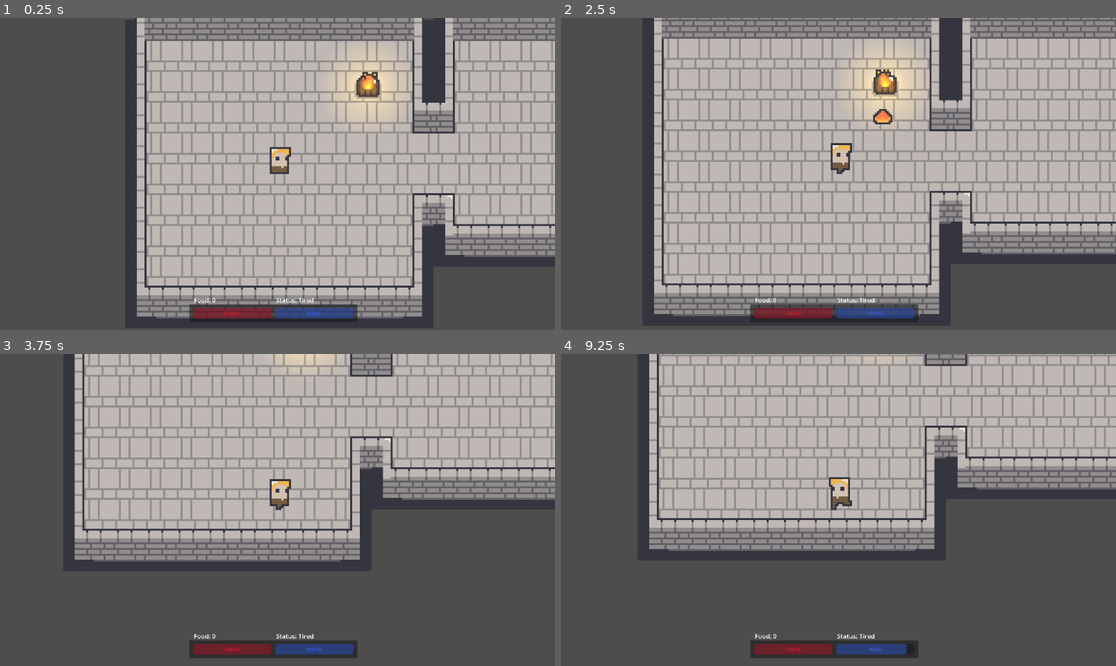
Above: before the commit, frames 1-4 (two rows, left to right).
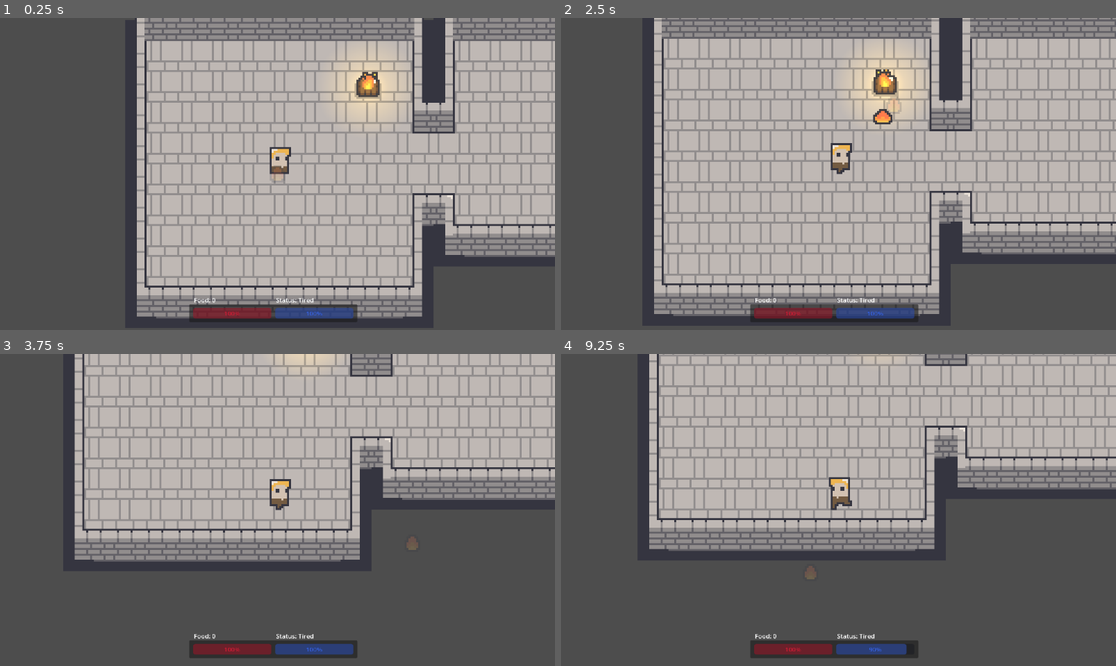
Above: after the commit, the same moments.

Repository: qmarsala/DeliciousDungeon
Game: Godot game, scene res://scenes/game.tscn
Same seed, same stepped clock (60 frames per second), same inputs: the game is played once before the commit and once after it.
Inputs (mouse positions are in pixels of both pictures, inside the frame that each line leads up to):
- Up to frame 1 (0.25 s): no input
- Up to frame 2 (2.5 s): move the mouse to (960, 158) at 0.52 s; press the mouse at (960, 158) at 0.53 s; move the mouse to (727, 189) at 1.27 s; release the mouse at (727, 189) at 1.28 s; tap Q (basic_attack) at 1.35 s; click (727, 189) at 1.55 s; move the mouse to (894, 105) at 2.02 s; press the mouse at (894, 105) at 2.03 s; tap W (heavy_attack) at 2.1 s
- Up to frame 3 (3.75 s): move the mouse to (249, 572) at 2.77 s; release the mouse at (249, 572) at 2.78 s; tap E (interact) at 2.85 s; click (249, 572) at 3.05 s; move the mouse to (444, 556) at 3.52 s; press the mouse at (444, 556) at 3.53 s
- Up to frame 4 (9.25 s): move the mouse to (672, 463) at 4.27 s; release the mouse at (672, 463) at 4.28 s; click (672, 463) at 4.35 s; move the mouse to (866, 510) at 5.02 s; press the mouse at (866, 510) at 5.03 s; tap Q (basic_attack) at 5.1, 8.85 s; move the mouse to (755, 432) at 5.77 s; release the mouse at (755, 432) at 5.78 s; tap W (heavy_attack) at 5.85 s; click (755, 432) at 6.05 s; move the mouse to (960, 494) at 6.52 s; press the mouse at (960, 494) at 6.53 s; tap E (interact) at 6.6 s; move the mouse to (727, 525) at 7.27 s; release the mouse at (727, 525) at 7.28 s; click (727, 525) at 7.35 s; move the mouse to (894, 441) at 8.02 s; press the mouse at (894, 441) at 8.03 s; move the mouse to (810, 572) at 8.77 s; release the mouse at (810, 572) at 8.78 s; click (810, 572) at 9.05 s

The runs differ from the first frame. In frame 1, less than 0.1% of the frame differs, in the area x 48-52%, y 47-53%; in frame 2, less than 0.1%; in frame 3, less than 0.1%, in the area x 73-76%, y 58-63%; in frame 4, less than 0.1%.

Commit message:
add magic attack indicator

Diff:
--- a/src/assets/scripts/player.gd
+++ b/src/assets/scripts/player.gd
@@ -10,6 +10,7 @@
 
 #todo: use 'pickup' to get a weapon that enables these attacks
 @onready var magic_attack: MagicAttack = $MagicAttack
+@onready var magic_attack_indicator: Sprite2D = $MagicAttackIndicator
 @onready var rest_timer: Timer = $RestTimer
 
 var rest_is_cooldown = false
@@ -31,6 +32,9 @@
 	if is_dead(): return
 	handle_interact_action()
 	handle_movement_input()
+	#todo: move this to ui layer?
+	var magic_attack_pos = get_magic_attack_location()
+	magic_attack_indicator.global_position = magic_attack_pos
 
 func handle_interact_action() -> void:
 	#todo: this will be more than just opening a door
@@ -78,14 +82,20 @@
 	else:
 		nutrition = nutrition - 1
 
+# todo: how could we encapsulate this in the magic attack component?
+# need to check is dead before casting
 func _on_magic_attack() -> void:
 	if is_dead(): return
+	var target_location = get_magic_attack_location()
+	magic_attack.cast_at_location(target_location)
+
+func get_magic_attack_location() -> Vector2:
 	var mouse_pos = get_global_mouse_position()
 	var direction = mouse_pos - global_position
 	var target_location = mouse_pos
 	if direction.length() > 75:
 		target_location = global_position + (direction.normalized() * 75)
-	magic_attack.cast_at_location(target_location)
+	return target_location
 
 func _on_rest_timer_timeout() -> void:
 	rest_is_cooldown = false
--- a/src/scenes/player.tscn
+++ b/src/scenes/player.tscn
@@ -6,6 +6,7 @@
 [ext_resource type="PackedScene" uid="uid://ydoamsvkvmjd" path="res://scenes/components/health_component.tscn" id="2_vxtdb"]
 [ext_resource type="PackedScene" uid="uid://ckf187c4wqwck" path="res://scenes/components/movement_component.tscn" id="3_fvtna"]
 [ext_resource type="Resource" uid="uid://chw5576wg47v4" path="res://assets/data/conflagrate.tres" id="6_8gct0"]
+[ext_resource type="Texture2D" uid="uid://cdk267i0i80jy" path="res://assets/sprites/dungeon/fire_.png" id="7_kg3fl"]
 
 [sub_resource type="CapsuleShape2D" id="CapsuleShape2D_kh2an"]
 radius = 4.0
@@ -213,6 +214,12 @@
 autostart = true
 
 [node name="RestTimer" type="Timer" parent="."]
+
+[node name="MagicAttackIndicator" type="Sprite2D" parent="."]
+self_modulate = Color(1, 1, 1, 0.196078)
+texture = ExtResource("7_kg3fl")
+region_enabled = true
+region_rect = Rect2(20, 19, 8, 9)
 
 [connection signal="HealthDepleted" from="HealthComponent" to="." method="_on_health_depleted"]
 [connection signal="ranged_attack" from="MagicAttack" to="." method="_on_magic_attack"]
Not shown: 1 places in src/scenes/player.tscn that only renumber resources
